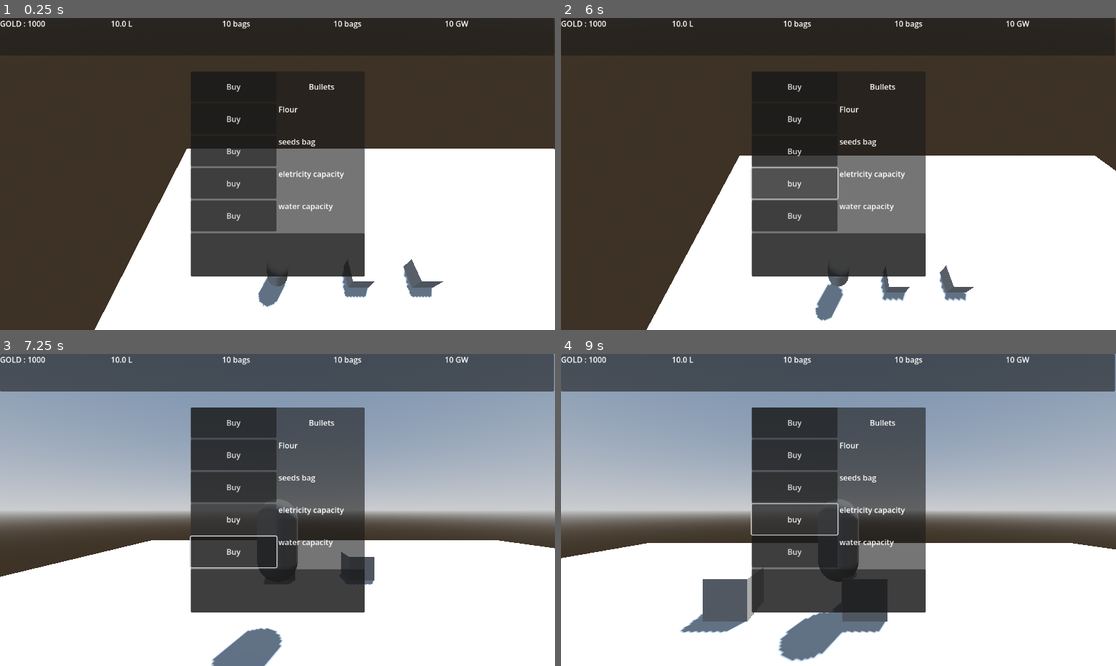
Above: before the commit, frames 1-4 (two rows, left to right).
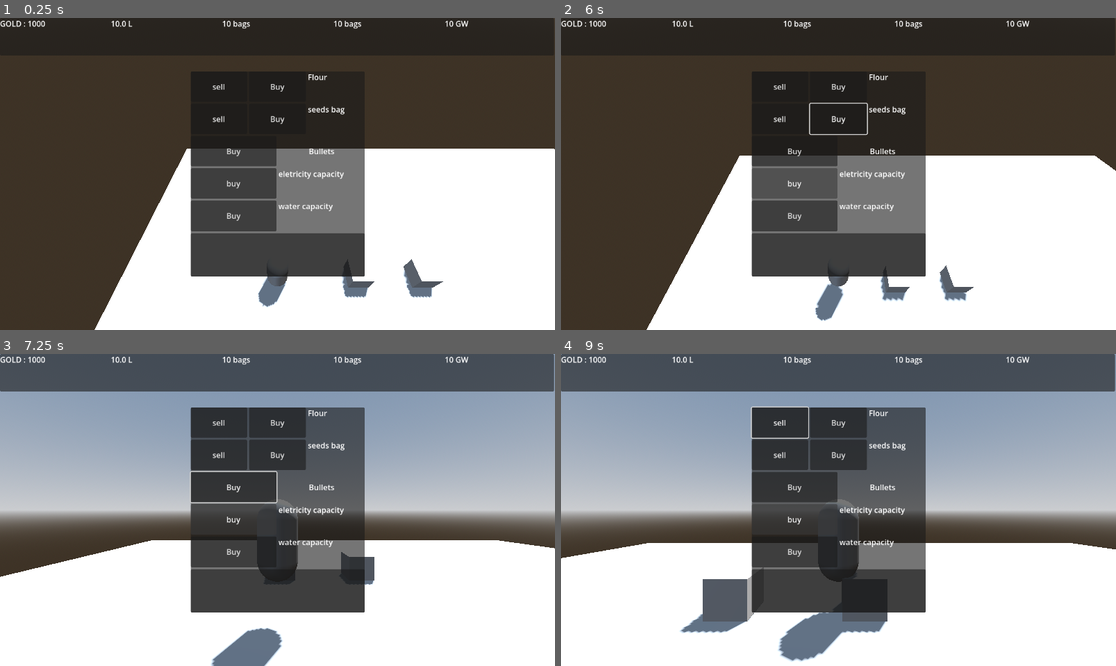
Above: after the commit, the same moments.

Repository: abody2k/Of-mice-and-cheese
Game: Godot game, scene res://scenes/main.tscn
The game is run twice, just before and just after one commit, with the same random seed, the same clock (stepped at 60 frames per second) and the same inputs.
Inputs (mouse positions are in pixels of both pictures, inside the frame that each line leads up to):
- Up to frame 1 (0.25 s): no input
- Up to frame 2 (6 s): click "Buy" at 0.5 s; click (777, 86) at 1.25 s, where only the run after the commit has a clickable "sell"; click "Buy" at 2 s; click "Buy" at 2.75 s; click (777, 117) at 3.5 s, where only the run after the commit has a clickable "sell"; click "Buy" at 4.25 s; click "buy" at 5 s; tap Enter (ui_accept) at 5.75 s; hold Right (ui_right) from 5.78 s (still down); tap F (switch_views) at 5.85 s
- Up to frame 3 (7.25 s): tap Enter (ui_accept) at 6.02, 6.77 s; release Right (ui_right) at 6.53 s; hold Down (ui_down) from 6.53 s (still down); tap F (switch_views) at 6.6 s
- Up to frame 4 (9 s): release Down (ui_down) at 7.28 s; hold Right (ui_right) 7.28-8.03 s; tap F (switch_views) at 7.35, 8.1, 8.85 s; hold Up (ui_up) 8.03-8.78 s; tap Enter (ui_accept) at 8.27 s; hold Left (ui_left) from 8.78 s (still down)

The runs differ from the first frame. In frame 1, 0.5% of the frame differs, in the area x 38-63%, y 18-44%; in frame 2, 0.8%; in frame 3, 1.8%, in the area x 34-63%, y 17-69%; in frame 4, 1.7%.

Commit message:
added selling buttons

Diff:
--- a/scenes/main.tscn
+++ b/scenes/main.tscn
@@ -151,6 +151,44 @@
 grow_horizontal = 2
 grow_vertical = 2
 
+[node name="flour" type="HBoxContainer" parent="Control/CanvasLayer/shop/VBoxContainer" unique_id=1500659906]
+layout_mode = 2
+size_flags_vertical = 3
+
+[node name="sell_flour" type="Button" parent="Control/CanvasLayer/shop/VBoxContainer/flour" unique_id=2023971244]
+layout_mode = 2
+size_flags_horizontal = 3
+text = "sell"
+
+[node name="buy_flour" type="Button" parent="Control/CanvasLayer/shop/VBoxContainer/flour" unique_id=362923890]
+layout_mode = 2
+size_flags_horizontal = 3
+text = "Buy"
+
+[node name="gold" type="RichTextLabel" parent="Control/CanvasLayer/shop/VBoxContainer/flour" unique_id=446627262]
+layout_mode = 2
+size_flags_horizontal = 3
+text = "Flour"
+
+[node name="seeds" type="HBoxContainer" parent="Control/CanvasLayer/shop/VBoxContainer" unique_id=911653299]
+layout_mode = 2
+size_flags_vertical = 3
+
+[node name="sell_seeds" type="Button" parent="Control/CanvasLayer/shop/VBoxContainer/seeds" unique_id=156348722]
+layout_mode = 2
+size_flags_horizontal = 3
+text = "sell"
+
+[node name="buy_seeds" type="Button" parent="Control/CanvasLayer/shop/VBoxContainer/seeds" unique_id=1230304967]
+layout_mode = 2
+size_flags_horizontal = 3
+text = "Buy"
+
+[node name="gold" type="RichTextLabel" parent="Control/CanvasLayer/shop/VBoxContainer/seeds" unique_id=83882673]
+layout_mode = 2
+size_flags_horizontal = 3
+text = "seeds bag"
+
 [node name="bullets" type="HBoxContainer" parent="Control/CanvasLayer/shop/VBoxContainer" unique_id=577780667]
 layout_mode = 2
 size_flags_vertical = 3
@@ -166,34 +204,6 @@
 text = "Bullets"
 horizontal_alignment = 1
 vertical_alignment = 1
-
-[node name="flour" type="HBoxContainer" parent="Control/CanvasLayer/shop/VBoxContainer" unique_id=1500659906]
-layout_mode = 2
-size_flags_vertical = 3
-
-[node name="buy_flour" type="Button" parent="Control/CanvasLayer/shop/VBoxContainer/flour" unique_id=362923890]
-layout_mode = 2
-size_flags_horizontal = 3
-text = "Buy"
-
-[node name="gold" type="RichTextLabel" parent="Control/CanvasLayer/shop/VBoxContainer/flour" unique_id=446627262]
-layout_mode = 2
-size_flags_horizontal = 3
-text = "Flour"
-
-[node name="seeds" type="HBoxContainer" parent="Control/CanvasLayer/shop/VBoxContainer" unique_id=911653299]
-layout_mode = 2
-size_flags_vertical = 3
-
-[node name="buy_seeds" type="Button" parent="Control/CanvasLayer/shop/VBoxContainer/seeds" unique_id=1230304967]
-layout_mode = 2
-size_flags_horizontal = 3
-text = "Buy"
-
-[node name="gold" type="RichTextLabel" parent="Control/CanvasLayer/shop/VBoxContainer/seeds" unique_id=83882673]
-layout_mode = 2
-size_flags_horizontal = 3
-text = "seeds bag"
 
 [node name="electricity" type="HBoxContainer" parent="Control/CanvasLayer/shop/VBoxContainer" unique_id=2030950987]
 layout_mode = 2
Not shown: 1 places in scenes/main.tscn that only renumber resources
